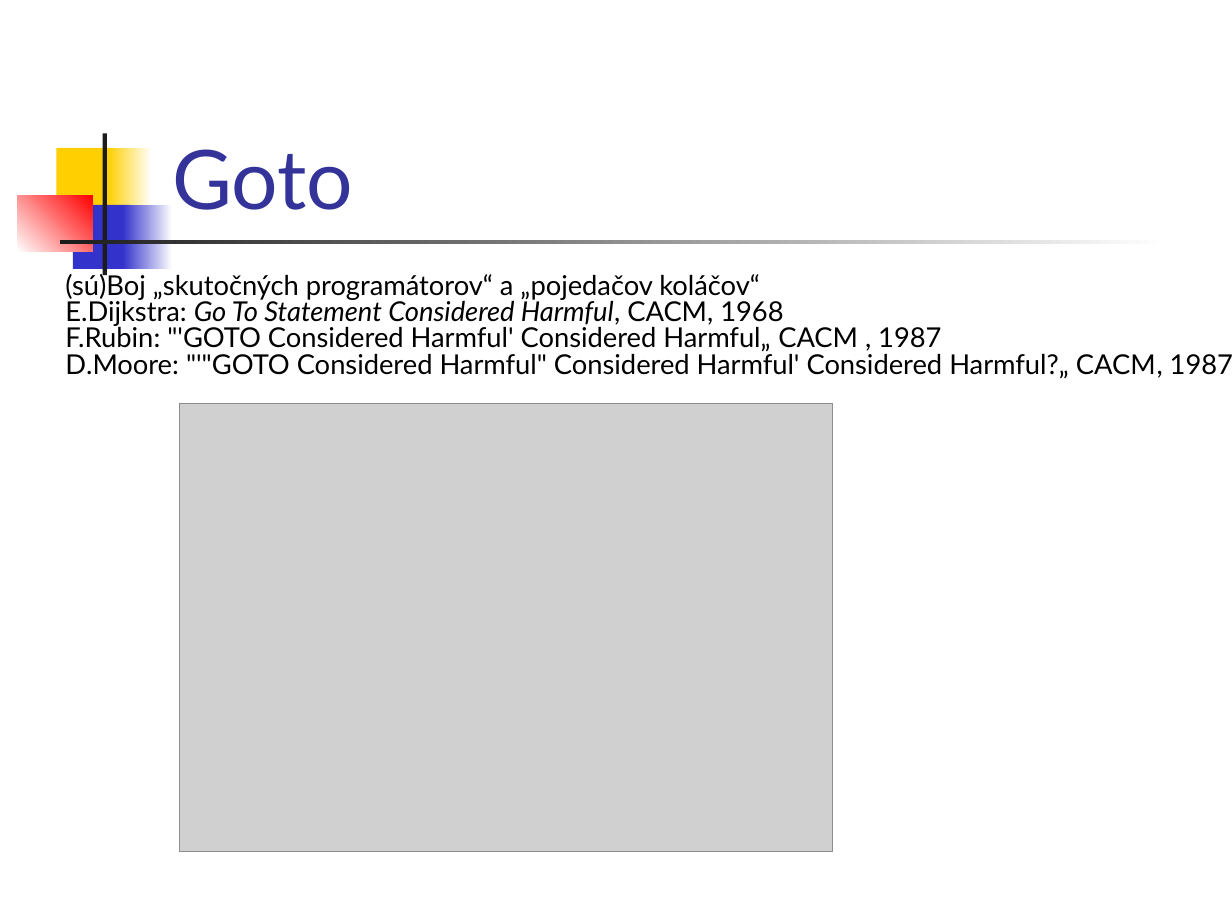
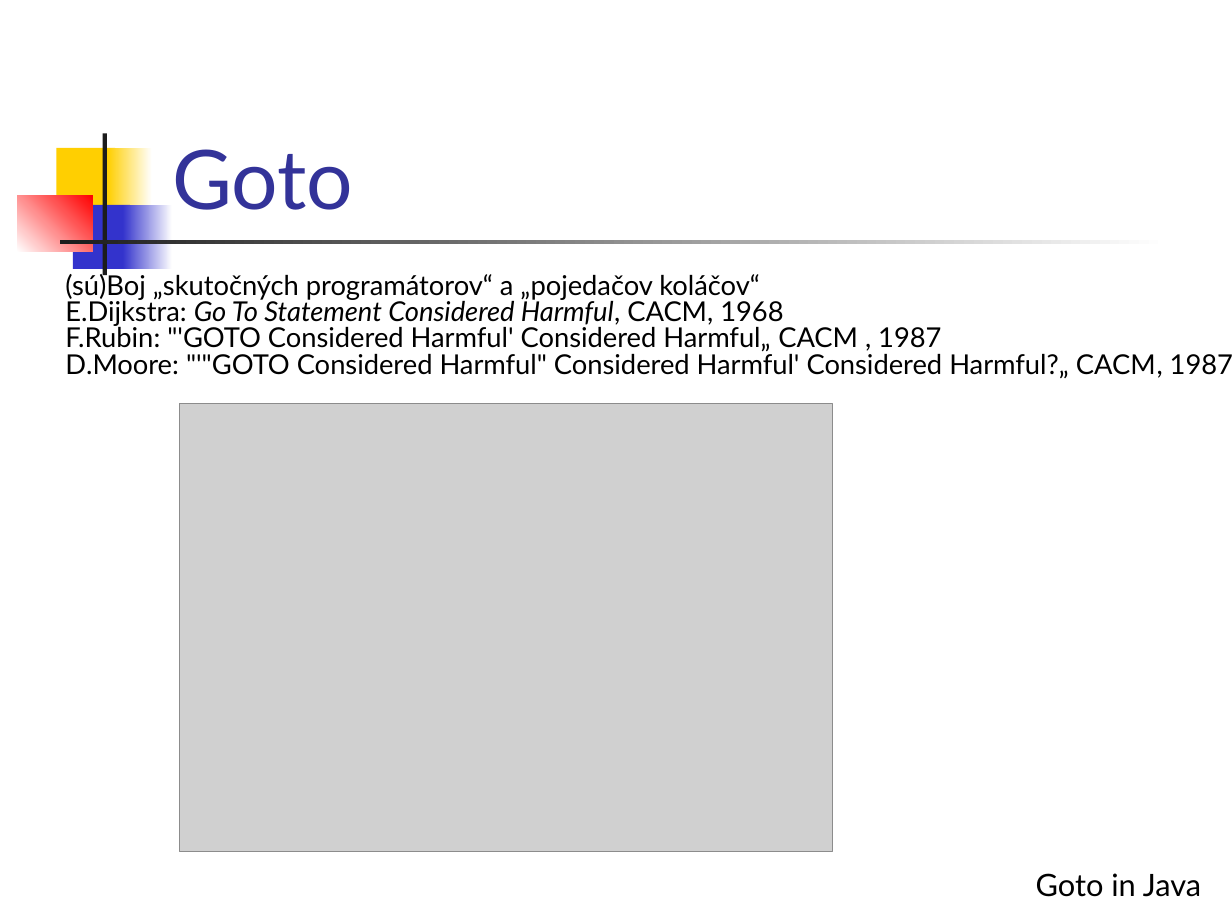
Before and after one commit to Programovanie4/Prednasky, a slide deck: slide 35 of 01/01_java.ppt. Drawn at 1232x924 pixels with LibreOffice and Linux fonts; fonts in the diff are those of the drawing; grey boxes stand for pictures. Boxes give left, top, right and bottom in pixels: in the first picture for what was removed or moved away, otherwise in the second. Text is boxed around its words. In the diff, an @@ line names an element or a change of style, - is before the commit and + after.

```diff
--- a/01/01_java.ppt
+++ b/01/01_java.ppt
@@ text added at [1036,873,1201,897], 18 pt, text #000000 @@
+Goto in Java
```
Also in this commit, not shown: 3 other slides changed, 1 other file.
